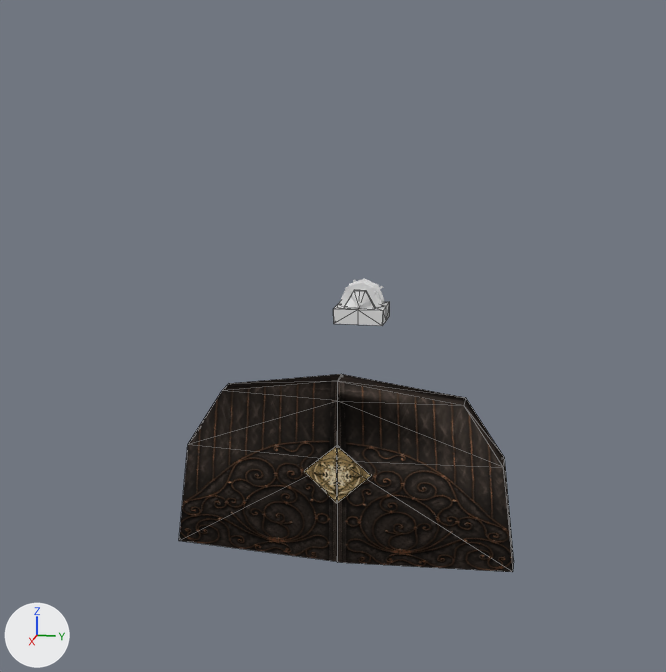
One commit to the Blender file _blender_files/gate_door_new.blend: the scene before it, then after it.
Rendered twice from a camera (50 mm lens) standing at (298.0, 54.0, 148.0) and looking at (3.0, -5.0, 74.0). The axes (+X, +Y, +Z) are drawn at lower left. The lights are the same throughout. Mesh edges are drawn as thin lines on the coarser meshes.

The older version as bpy lines, for what is in view:
```python
me_doorr = bpy.data.meshes.new('DOORR')
me_doorr.from_pydata(...)  # 14 vertices, 24 faces; spans x -4.1..9.1, y -52.9..-0.3, z 0.0..64.4
me_doorr.materials.append(mat_door)  # picture img_ebcastdoor_tga
me_doorr_001 = bpy.data.meshes.new('DOORR.001')
me_doorr_001.from_pydata(...)  # 11 vertices, 7 faces; spans x 7.1..9.9, y -52.9..-42.8, z 22.0..42.3
me_doorr_001.materials.append(mat_door)  # picture img_ebcastdoor_tga
me_winchx = bpy.data.meshes.new('WINCHX')
me_winchx.from_pydata(...)  # 104 vertices, 74 faces; spans x -8.0..8.6, y -9.3..9.0, z -4.4..7.6
me_winchx.materials.append(mat_wheel)  # its picture is missing
ob_doorr = bpy.data.objects.new('DOORR', me_doorr)
ob_doorr.location = (10.4, 58.5, 0.0)
ob_doorr.scale = (1.0, 1.11, 0.986)
ob_doorr_001 = bpy.data.objects.new('DOORR.001', me_doorr_001)
ob_doorr_001.location = (10.4, 58.5, 0.0)
ob_doorr_001.scale = (1.0, 1.11, 0.986)
ob_winchx = bpy.data.objects.new('WINCHX', me_winchx)
ob_winchx.location = (-32.1, -1.1, 76.4)
ob_winchx.rotation_euler = (0.0, 0.0, 3.142)  # degrees (0, 0, 180)
# also in view: 'DOORL' at (13.0, -29.0, 32.0)
```
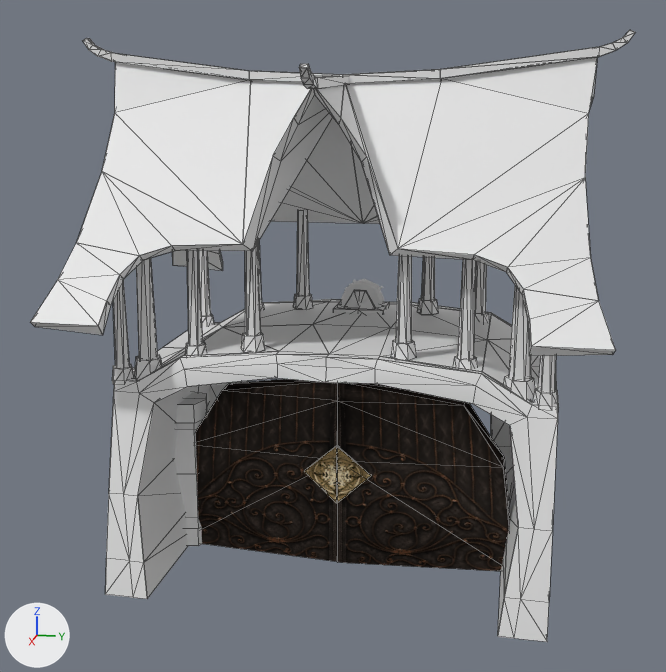
Where the change shows, as pixel boxes (x1, y1, x2, y2) in the pictures (666 x 672 px):
'GATE_M', added
    after: (30, 30, 635, 642)
'Cube', added
    after: (175, 392, 207, 546)

What changed in the scene script:
```text
Add mat_gate_m_castle:
    mat_gate_m_castle = principled_material('GATE_M.CASTLE')
    mat_gate_m_castle.base_color = (0.8, 0.8, 0.8)  # white #e7e7e7
Add mat_pillar:
    mat_pillar = principled_material('PILLAR')
    mat_pillar.base_color = (0.8, 0.8, 0.8)  # white #e7e7e7
    mat_pillar.specular_ior_level = 0.0
Add me_gate_m:
    me_gate_m.from_pydata(...)  # 3454 vertices, 1202 faces; spans x -88.0..85.0, y -60.0..61.0, z -78.0..93.0
    me_gate_m.materials.append(mat_gate_m_castle)  # its picture is missing
Add me_cube:
    me_cube.from_pydata(...)  # 37 vertices, 28 faces; spans x -0.75..0.01, y -1.0..1.0, z -1.0..1.0
    me_cube.materials.append(mat_pillar)  # its picture is missing
Add ob_gate_m:
    ob_gate_m = bpy.data.objects.new('GATE_M', me_gate_m)
    ob_gate_m.location = (0.0, 0.0, 77.9)
    ob_gate_m.rotation_euler = (0.0, 0.0, 1.571)  # degrees (0, 0, 90)
Add ob_cube:
    ob_cube = bpy.data.objects.new('Cube', me_cube)
    ob_cube.location = (10.8, -58.2, 25.8)
    ob_cube.rotation_euler = (0.0, 0.0, -1.565)  # degrees (0, 0, -90)
    ob_cube.scale = (14.0, 8.12, 25.8)
```
